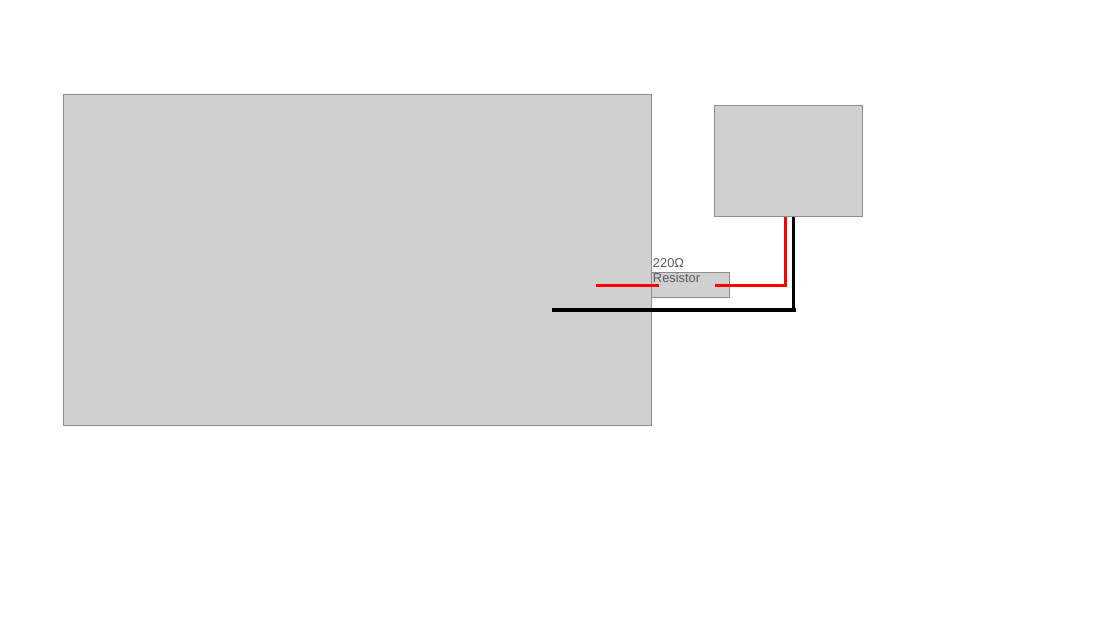
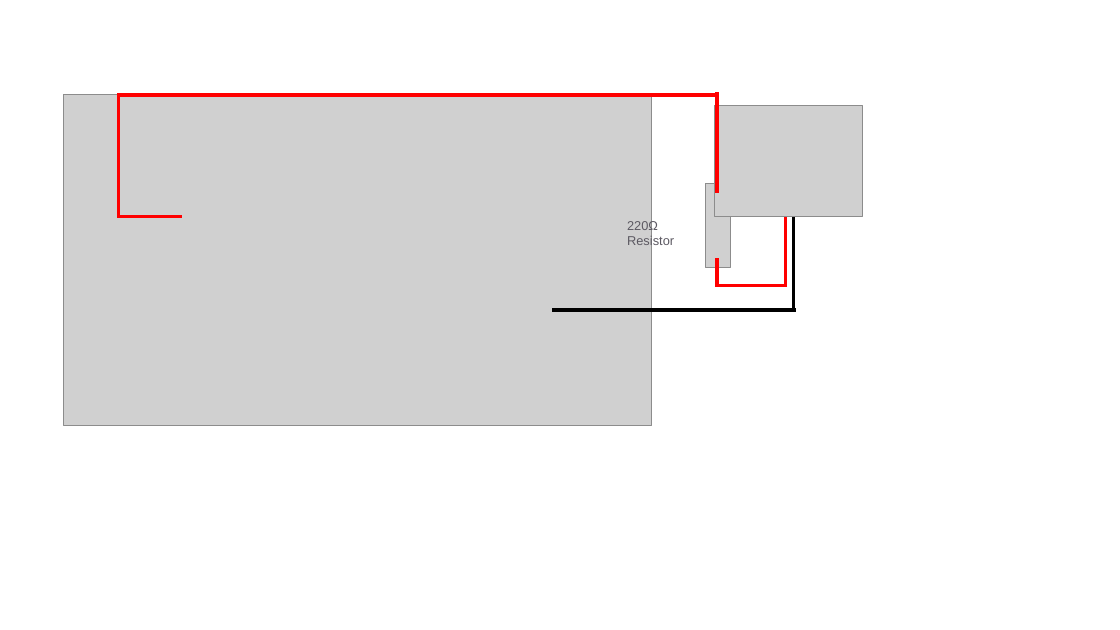
Before and after one commit to Marmouset-69/IOT, a slide deck: slide 3 of docs/Gravitrax/Arduino-code/cablage.pptx. Drawn at 1120x630 pixels with LibreOffice and Linux fonts; fonts in the diff are those of the drawing; grey boxes stand for pictures. Boxes give left, top, right and bottom in pixels: in the first picture for what was removed or moved away, otherwise in the second. Text is boxed around its words. In the diff, an @@ line names an element or a change of style, - is before the commit and + after.

```diff
--- a/docs/Gravitrax/Arduino-code/cablage.pptx
+++ b/docs/Gravitrax/Arduino-code/cablage.pptx
@@ line added from (118, 217) to (118, 95), #FF0000 3 pt @@
@@ line added from (717, 95) to (118, 95), #FF0000 3 pt @@
@@ line added from (717, 92) to (717, 192), #FF0000 3 pt @@
@@ picture at (705, 184, 730, 268): rotation 0 to 90 degrees @@
@@ line moved from (659, 286) - (596, 286) to (181, 217) - (118, 217) @@
@@ text "220Ω Resistor": place and size @@
-text "220Ω Resistor" at (653, 258, 700, 285)
+text "220Ω Resistor" at (627, 220, 674, 248)
@@ line added from (717, 258) to (717, 285), #FF0000 3 pt @@
```
Also in this commit, not shown: 48 other files.
